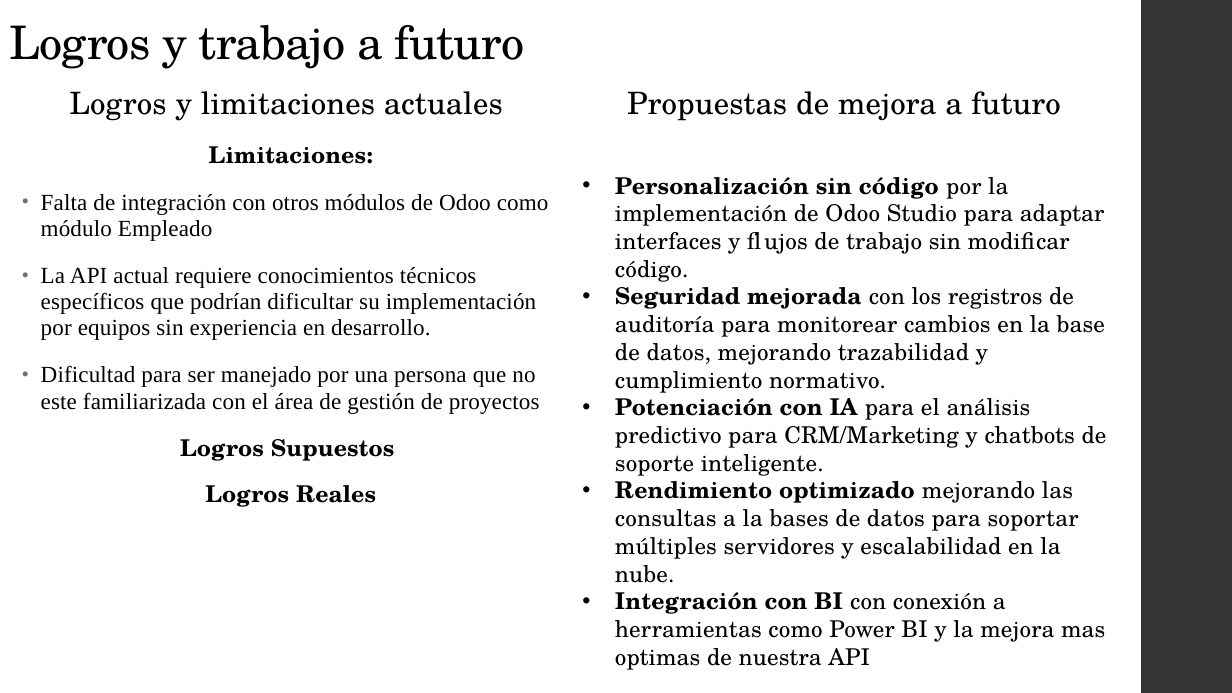
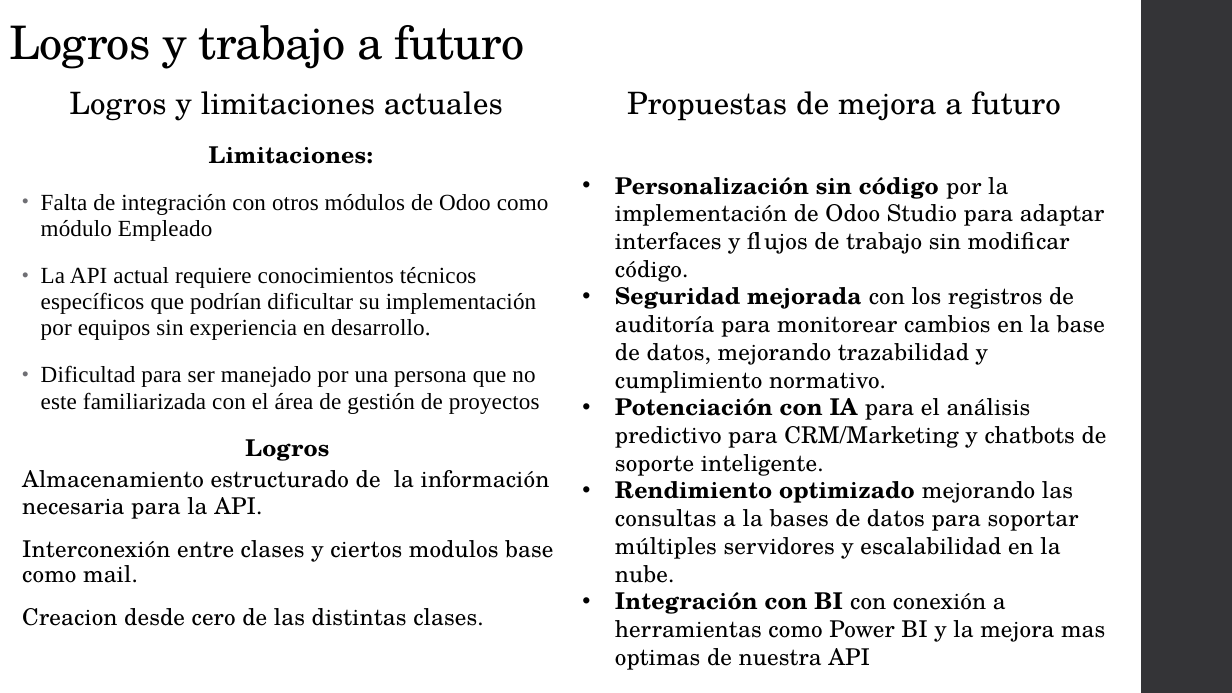
Before and after one commit to dagoes/CreativeMinds-AI, a slide deck: slide 7 of Documentation/PresentacionOdoo.pptx. Drawn at 1232x693 pixels with LibreOffice and Linux fonts; fonts in the diff are those of the drawing. Boxes give left, top, right and bottom in pixels: in the first picture for what was removed or moved away, otherwise in the second. Text is boxed around its words. In the diff, an @@ line names an element or a change of style, - is before the commit and + after.

Commit message:
Los logros me los he inventado lo mejor posible :P

```diff
--- a/Documentation/PresentacionOdoo.pptx
+++ b/Documentation/PresentacionOdoo.pptx
@@ text at <box>22,439,553,626</box>: text changed; bold off @@
-Logros Supuestos
-Logros Reales
+Logros
+Almacenamiento estructurado de la información necesaria para la API.
+Interconexión entre clases y ciertos modulos base como mail.
+Creacion desde cero de las distintas clases.
```
Also in this commit, not shown: 3 other slides changed, 1 other file.
